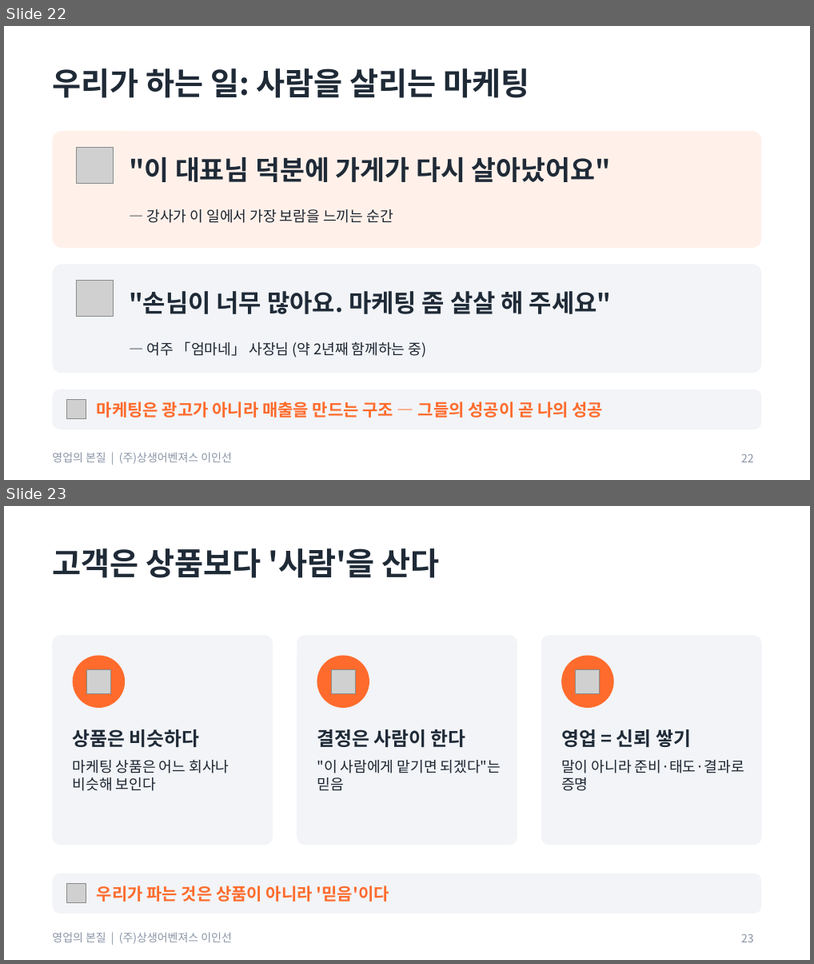
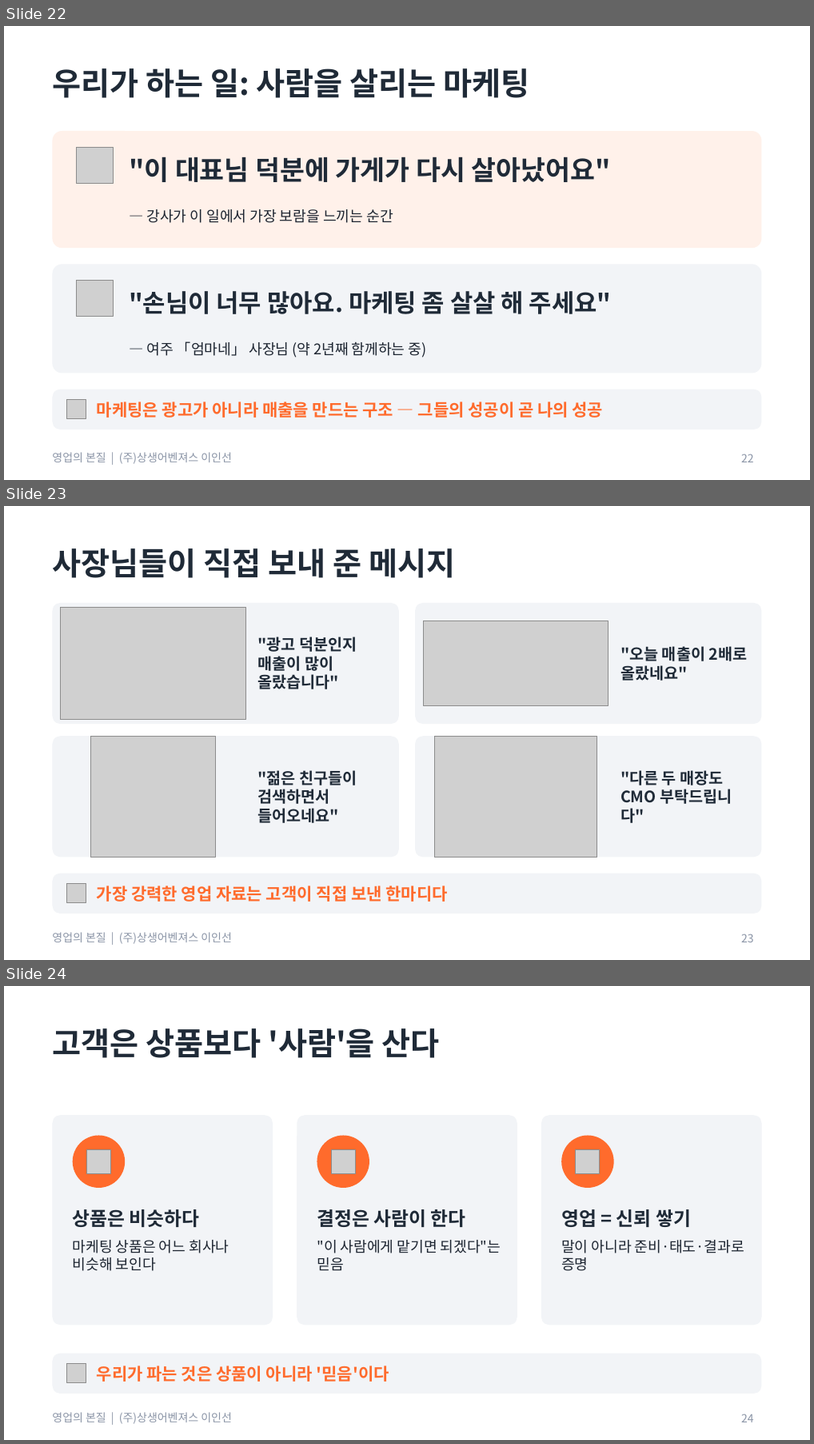
Before and after one commit to aspirinx79-crypto/cmo, a slide deck: docs/sales/영업의_본질_교육자료.pptx. Shown one above the other, each under a label of ours: slides 22 and 23 before the commit, slides 22, 23 and 24 after it. The pictures are 814x964 and 814x1444 pixels, drawn with LibreOffice and Linux fonts; fonts in the diff are those of the drawing; grey boxes stand for pictures. Boxes give left, top, right and bottom in pixels: in the first picture for what was removed or moved away, otherwise in the second. Text is boxed around its words. In the diff, an @@ line names an element or a change of style, - is before the commit and + after.

```diff
--- a/docs/sales/영업의_본질_교육자료.pptx
+++ b/docs/sales/영업의_본질_교육자료.pptx
@@ slide 23 added at [4, 506, 810, 960], background #FFFFFF; not listed: 1 template element that a slide beside it also shows @@
@@ title added at [52, 548, 455, 578], 28 pt, text #1F2A37, bold @@
+사장님들이 직접 보내 준 메시지
@@ rounded rectangle added at [52, 603, 399, 724], fill #F2F4F7 @@
@@ picture added at [61, 608, 246, 720] @@
@@ rounded rectangle added at [415, 603, 762, 724], fill #F2F4F7 @@
@@ picture added at [423, 621, 609, 705] @@
@@ text added at [258, 636, 357, 689], 14 pt, text #1F2A37, bold @@
+"광고 덕분인지 매출이 많이 올랐습니다"
@@ text added at [621, 646, 748, 680], 14 pt, text #1F2A37, bold @@
+"오늘 매출이 2배로 올랐네요"
@@ rounded rectangle added at [52, 736, 399, 856], fill #F2F4F7 @@
@@ picture added at [91, 736, 216, 856] @@
@@ rounded rectangle added at [415, 736, 762, 856], fill #F2F4F7 @@
@@ picture added at [434, 736, 598, 856] @@
@@ text added at [258, 770, 357, 823], 14 pt, text #1F2A37, bold @@
+"젊은 친구들이 검색하면서 들어오네요"
@@ text added at [621, 770, 732, 823], 14 pt, text #1F2A37, bold @@
+"다른 두 매장도 CMO 부탁드립니다"
@@ rounded rectangle added at [52, 873, 762, 913], fill #F2F4F7 @@
@@ picture added at [67, 884, 86, 903] @@
@@ text added at [97, 885, 447, 901], 15 pt, text #FF6B2C, bold @@
+가장 강력한 영업 자료는 고객이 직접 보낸 한마디다
@@ page number added at [742, 933, 754, 942], 10 pt, text #8A94A6 @@
+23
@@ what was slide 23 is now slide 24 @@
@@ page number at [742, 1413, 754, 1422]: text changed @@
-23
+24
```
Also in this commit, not shown: 3 other slides added, 22 other files.
